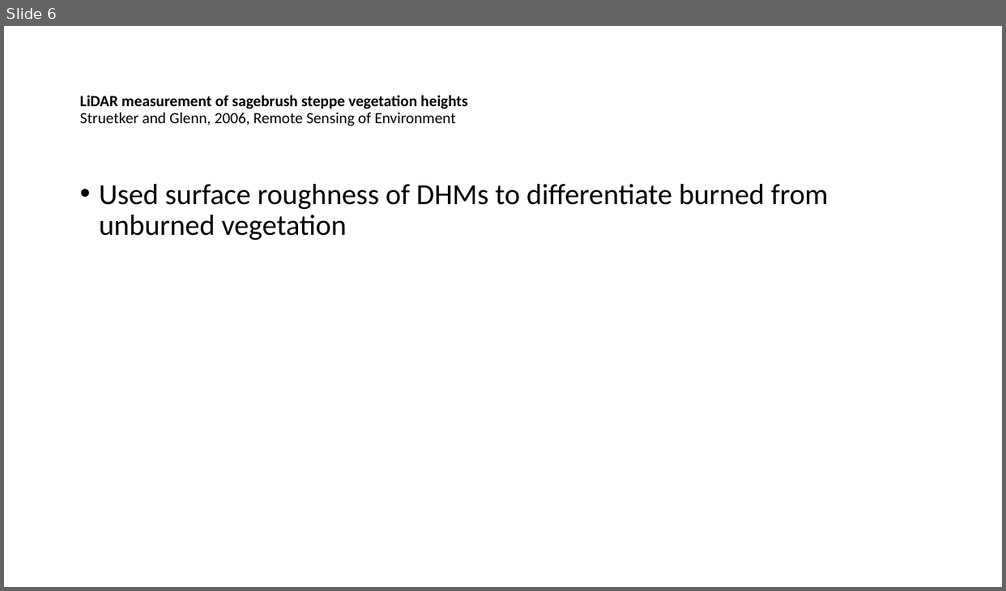
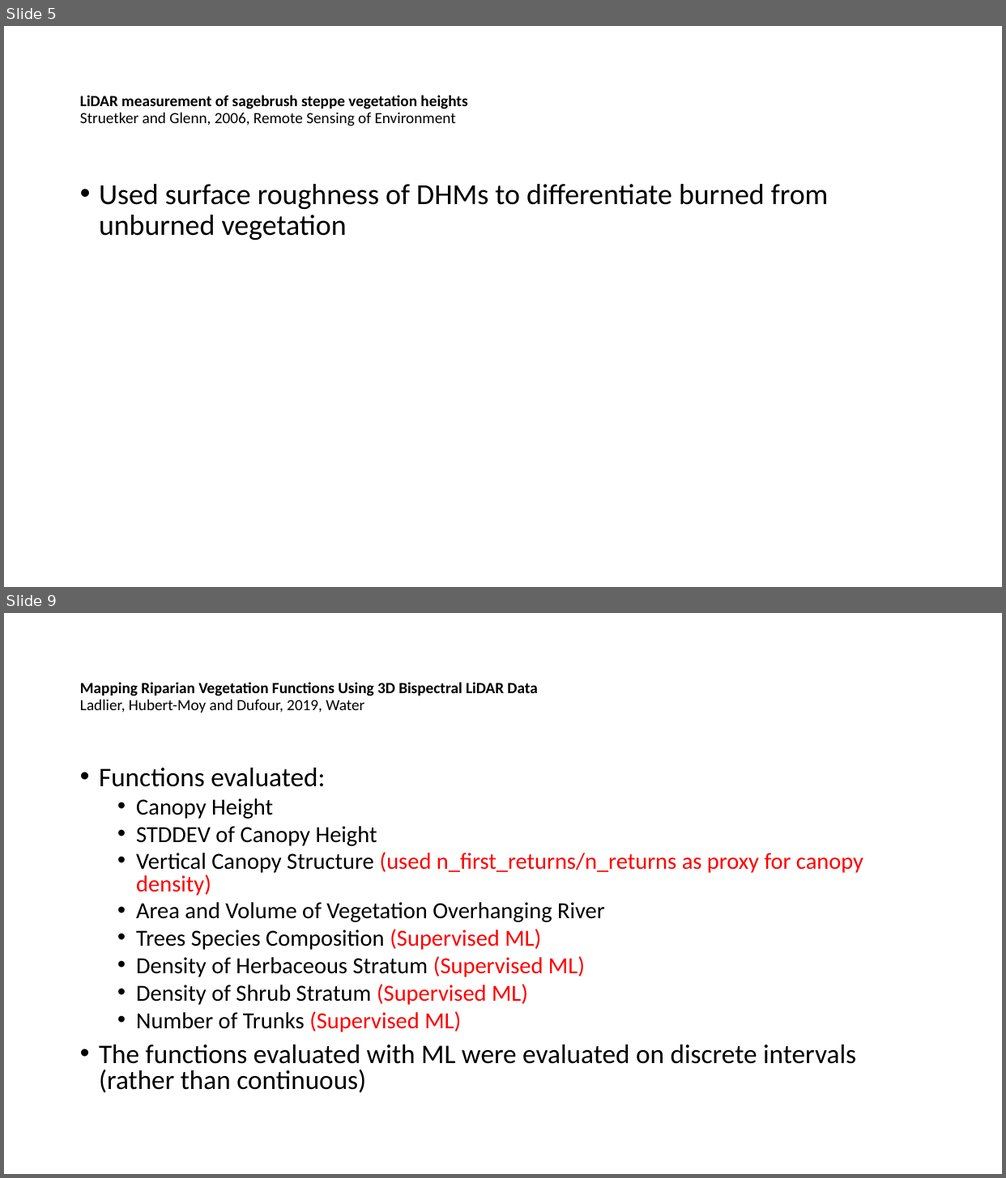
Before and after one commit to rsjones94/mtsu-geoscience-tools, a slide deck: writing/veglidar_litreview.pptx. Shown one above the other, each under a label of ours: slide 6 before the commit, slides 5 and 9 after it; the slides between them are not shown. The pictures are 1006x591 and 1006x1178 pixels, drawn with LibreOffice and Linux fonts; fonts in the diff are those of the drawing. Boxes give left, top, right and bottom in pixels: in the first picture for what was removed or moved away, otherwise in the second. Text is boxed around its words. In the diff, an @@ line names an element or a change of style, - is before the commit and + after.

```diff
--- a/writing/veglidar_litreview.pptx
+++ b/writing/veglidar_litreview.pptx
@@ slide 9 added at <box>4,613,1002,1174</box>, background #FFFFFF @@
@@ title added at <box>80,682,537,713</box>, 15 pt, text #000000, bold @@
+Mapping Riparian Vegetation Functions Using 3D Bispectral LiDAR Data
+Ladlier, Hubert-Moy and Dufour, 2019, Water
@@ text added at <box>99,768,863,1093</box>, 22.2 pt, text #000000 @@
+• Functions evaluated:
+  • Canopy Height
+  • STDDEV of Canopy Height
+  • Vertical Canopy Structure (used n_first_returns/n_returns as proxy for canopy density)
+  • Area and Volume of Vegetation Overhanging River
+  • Trees Species Composition (Supervised ML)
+  • Density of Herbaceous Stratum (Supervised ML)
+  • Density of Shrub Stratum (Supervised ML)
+  • Number of Trunks (Supervised ML)
+• The functions evaluated with ML were evaluated on discrete intervals (rather than continuous)
@@ what was slide 6 is now slide 5 @@
```
Also in this commit, not shown: 2 slides changed, 5 other slides added, 1 slide removed.
